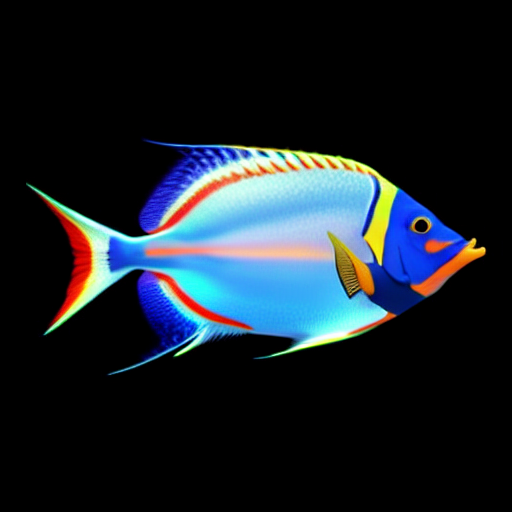
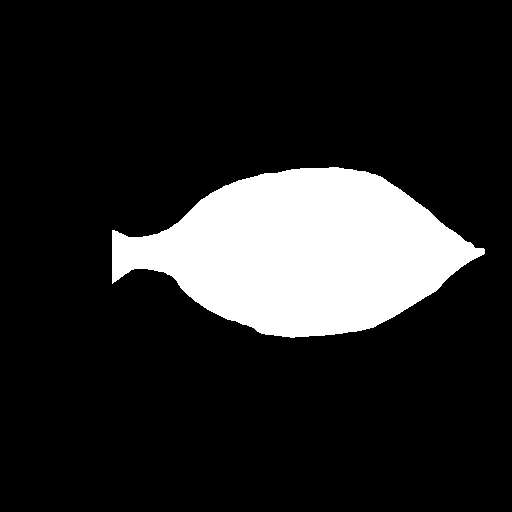
Layer changes from the first w=512, h=512 image to the second:
showed group "black bg" (7 layers) over [26, 136, 503, 512]
painted on "0_body_mask" (1st of 2, in "black bg") over [95, 145, 485, 351]
painted on "0_caudal_fin_mask" (1st of 2, in "black bg") over [32, 184, 112, 334]
painted on "0_dorsal_fin_mask" (1st of 2, in "black bg") over [139, 136, 380, 235]
painted on "0_anal_fin_mask" (1st of 2, in "black bg") over [113, 270, 261, 373]
painted on "0_pelvic_fin_mask" (1st of 2, in "black bg") over [214, 328, 372, 361]
painted on "0_pectoral_fin_mask" (1st of 2, in "black bg") over [244, 231, 369, 300]
painted on "0_alpha" (1st of 2, in "black bg") over [32, 136, 485, 378]
showed "圖層 4" over [26, 136, 503, 512]
